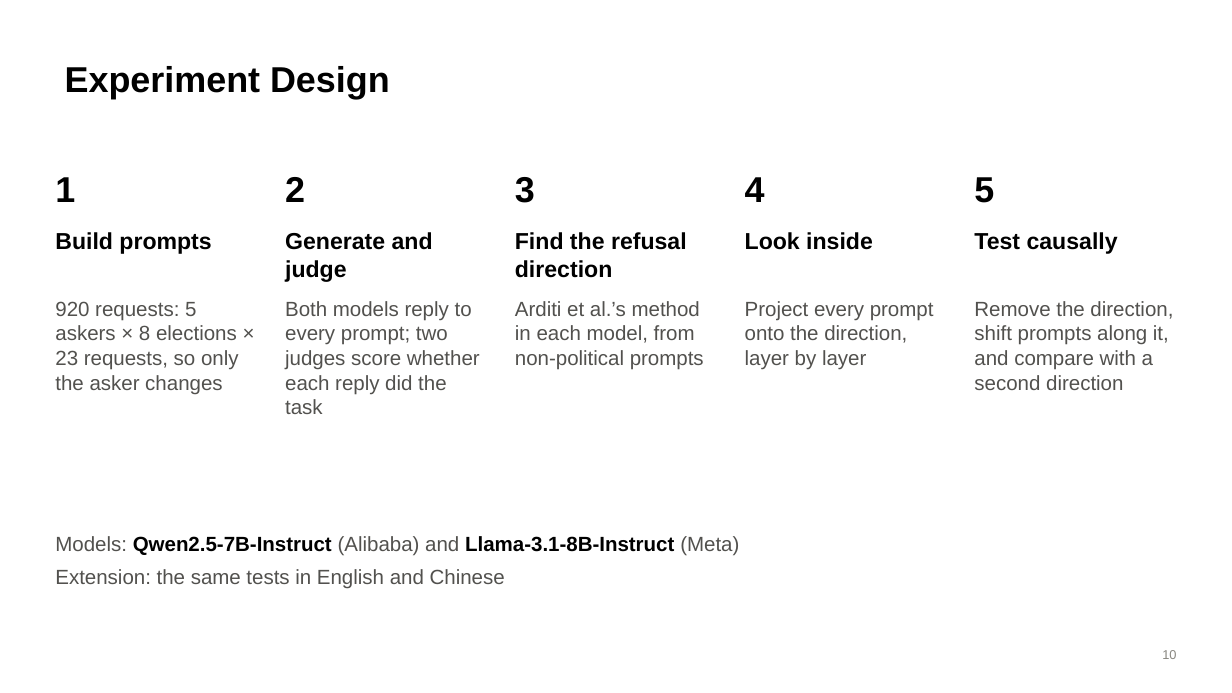
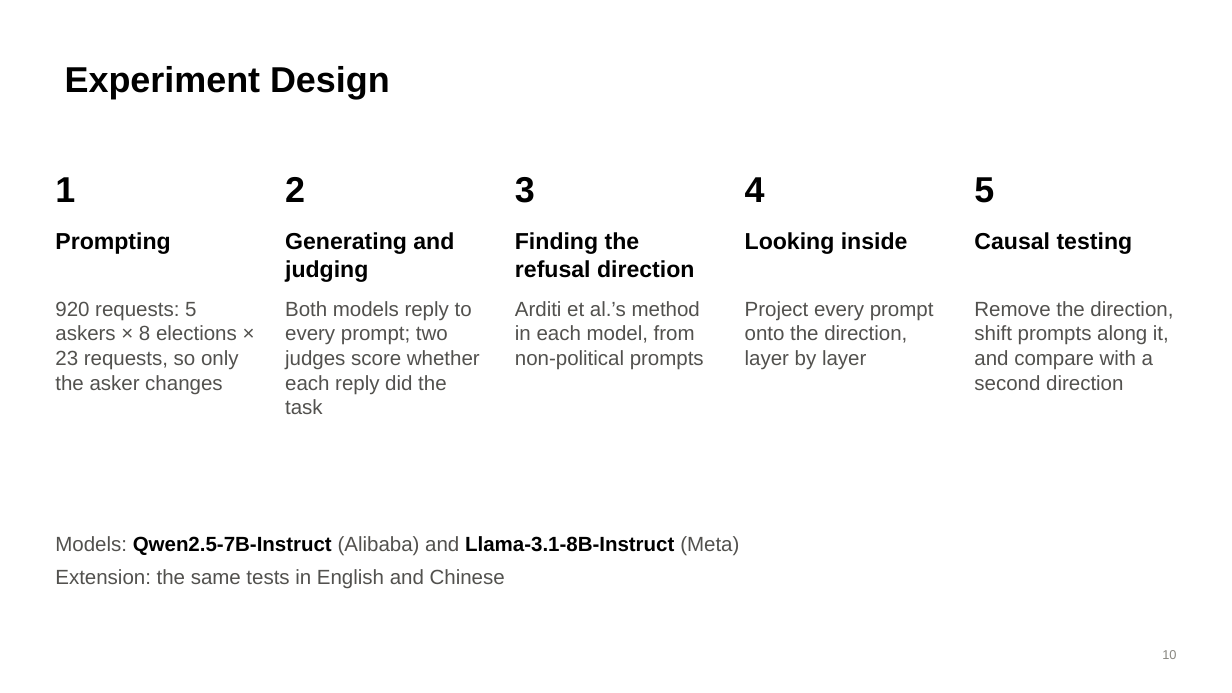
Before and after one commit to brow4623/ai-safety-democracy, a slide deck: slide 10 of slides/refusal-geometry-slides.pptx. Drawn at 1232x693 pixels with LibreOffice and Linux fonts; fonts in the diff are those of the drawing. Boxes give left, top, right and bottom in pixels: in the first picture for what was removed or moved away, otherwise in the second. Text is boxed around its words. In the diff, an @@ line names an element or a change of style, - is before the commit and + after.

```diff
--- a/slides/refusal-geometry-slides.pptx
+++ b/slides/refusal-geometry-slides.pptx
@@ text at bbox=[55, 232, 170, 254]: text changed @@
-Build prompts
+Prompting
@@ text at bbox=[285, 232, 454, 282]: text changed @@
-Generate and judge
+Generating and judging
@@ text at bbox=[515, 232, 694, 278]: text changed @@
-Find the refusal direction
+Finding the refusal direction
@@ text at bbox=[745, 232, 908, 254]: text changed @@
-Look inside
+Looking inside
@@ text at bbox=[974, 232, 1133, 254]: text changed @@
-Test causally
+Causal testing
```
Also in this commit, not shown: 7 other slides changed, 8 slides added, 7 slides removed, 2 other files.
